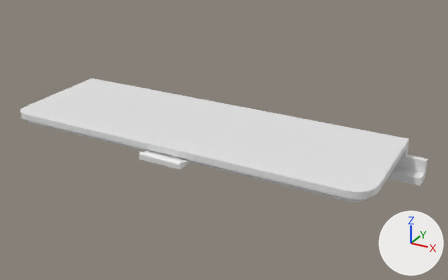
The Blender file batteriedeckel.blend, before and after one commit.
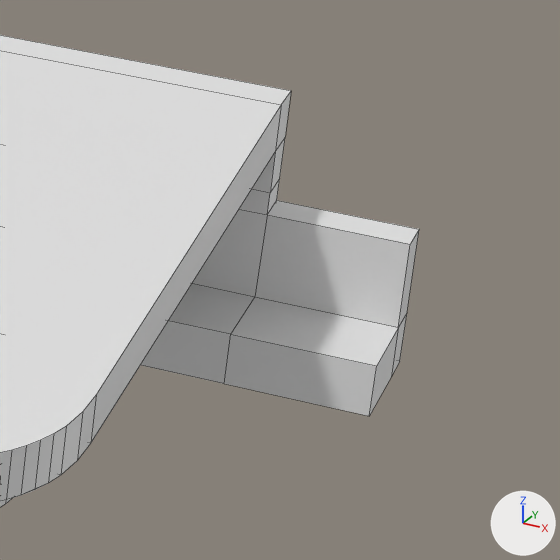
The first picture shows the older version from a 50 mm camera at (4.57, -7.64, 3.73) aimed at (0.33, 0.08, -0.13). The close-ups show both versions on the part from 82% to 100% of the width and 45% to 74% of the height of that picture; other places that the commit changed are outside them. The lights are fixed; the arrows at lower right show +X, +Y and +Z. The close-ups show mesh edges as thin lines.

Objects in the first close-up: 'W_rfel_1'.
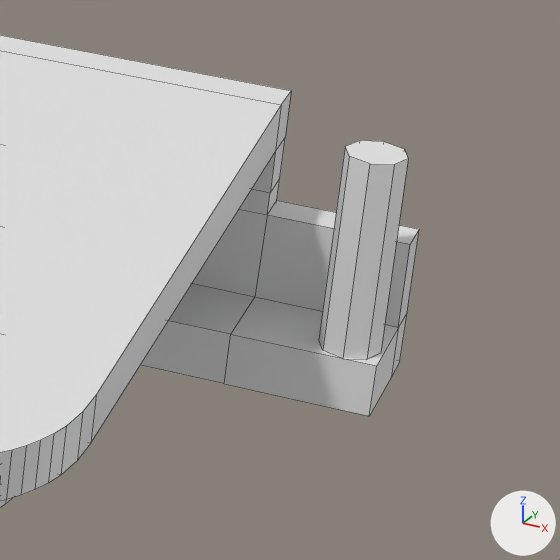
The newer file is also turned or shifted as a whole; pictures and numbers use the older file's frame.

The change, as JSON lines over the scene's bpy script:
```json
{"op": "add", "block": "me_circle", "code": ["me_circle = bpy.data.meshes.new('Circle')", "me_circle.from_pydata(...)  # 64 vertices, 40 faces; spans x -3.25..3.22, y -0.83..1.14, z 0.0..0.44"]}
{"op": "add", "block": "ob_stuetystruktur", "code": ["ob_stuetystruktur = bpy.data.objects.new('Stuetystruktur', me_circle)", "ob_stuetystruktur.location = (0.0, -0.049, 0.1)", "ob_stuetystruktur.rotation_euler = (3.142, 0.0, 0.0)  # degrees (180, 0, 0)"]}
```

Pixel boxes (x1, y1, x2, y2) of what changed, in the close-ups (560 x 560 px):
```json
{"object": "Stuetystruktur", "change": "added", "after": [319, 140, 408, 359]}
```
